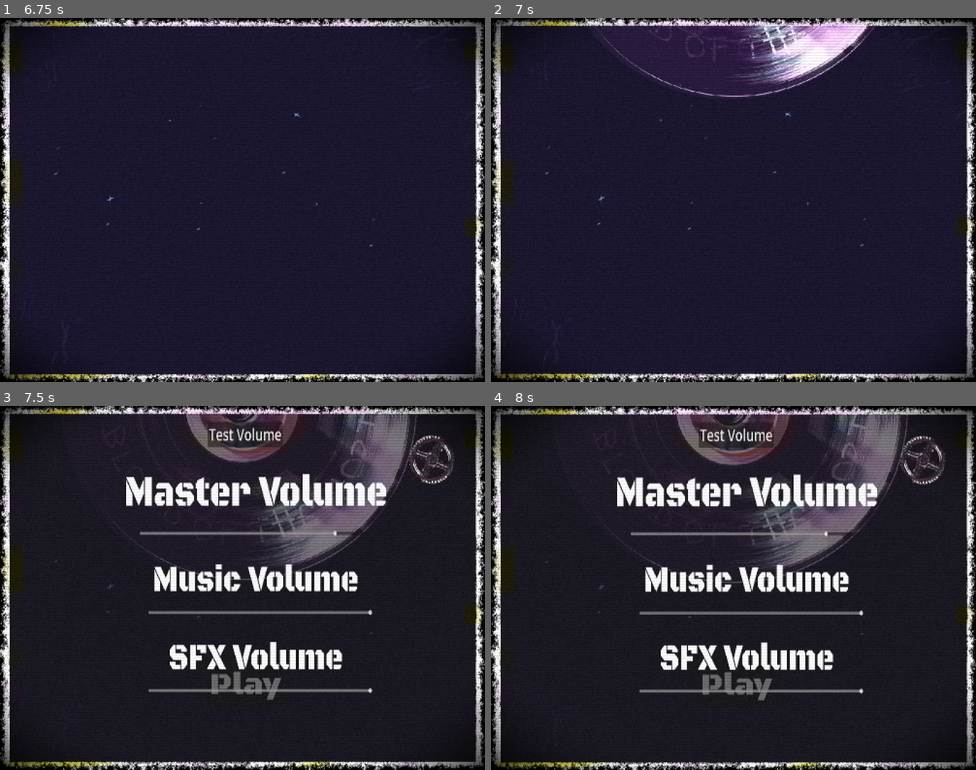
Above: before the commit, frames 1-4 (two rows, left to right).
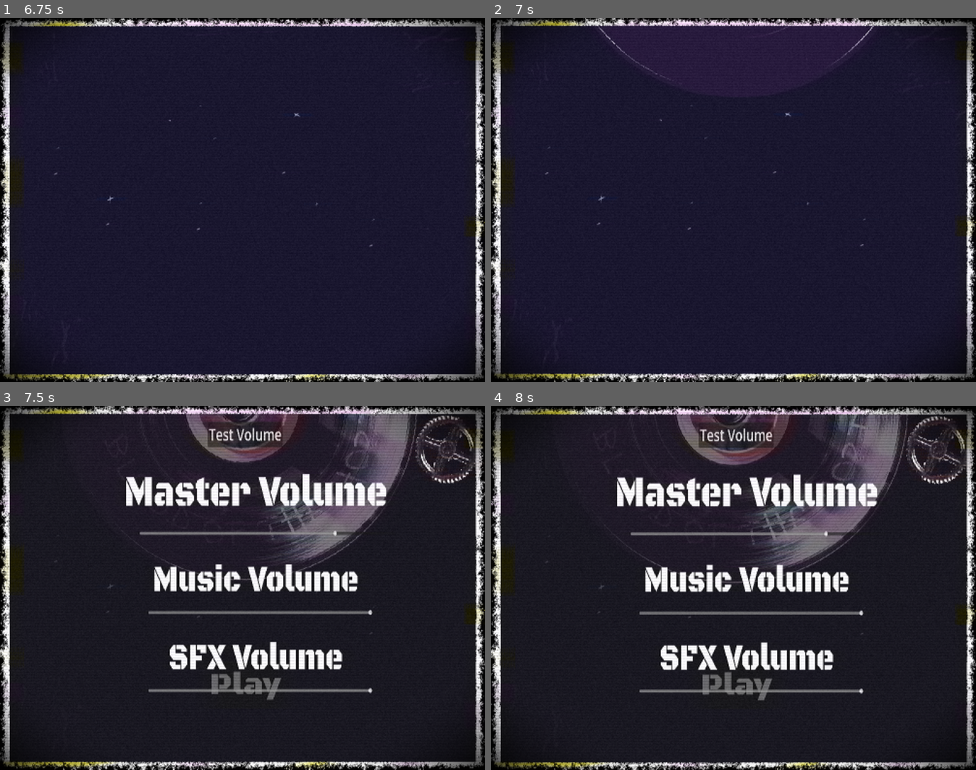
Above: after the commit, the same moments.

Repository: howarja/Vampire-Game
Game: Godot game, scene res://scenes/mainMenu.tscn
Two runs of this game, one before a commit and one after it. Both use one fixed random seed, a clock stepped at 60 frames per second and the inputs below.
Inputs (mouse positions are in pixels of both pictures, inside the frame that each line leads up to; where the layout moved, square brackets give the same spot in the first picture):
- Up to frame 1 (6.75 s): tap Enter at 0.5 s; move the mouse to (349, 181) at 0.52 s; press the mouse at (349, 181) at 0.53 s; move the mouse to (145, 218) at 1.27 s; release the mouse at (145, 218) at 1.28 s; click (145, 218) at 1.35 s; move the mouse to (291, 119) at 2.02 s; press the mouse at (291, 119) at 2.03 s; move the mouse to (218, 272) at 2.77 s; release the mouse at (218, 272) at 2.78 s; click (218, 272) at 2.85 s; move the mouse to (388, 254) at 3.52 s; press the mouse at (388, 254) at 3.53 s; move the mouse to (97, 145) at 4.27 s; release the mouse at (97, 145) at 4.28 s; click (97, 145) at 4.35 s; move the mouse to (266, 200) at 5.02 s; press the mouse at (266, 200) at 5.03 s; move the mouse to (169, 109) at 5.77 s; release the mouse at (169, 109) at 5.78 s; click (169, 109) at 5.85 s; move the mouse to (349, 181) at 6.52 s; press the mouse at (349, 181) at 6.53 s
- Up to frame 2 (7 s): no input
- Up to frame 3 (7.5 s): release the mouse at (349, 569) at 7.25 s; click (441, 446) [431, 460] at 7.25 s
- Up to frame 4 (8 s): no input

Frame 1 is identical in both runs. In frame 2, 3.2% of the frame differs, in the area x 21-80%, y 1-22%; in frame 3, 2.2%; in frame 4, 0.9%.

Commit message:
Added intro voice line, main menu logo spin, settings button jiggle fix

Diff:
--- a/Characters/Batman.tres
+++ b/Characters/Batman.tres
@@ -25,7 +25,6 @@
 script = ExtResource("2_e5hkb")
 prompt = "What did you bring?"
 answer = Array[String](["... ... ...", "I am a human."])
-audio = Array[AudioStreamMP3]([null, null])
 metadata/_custom_type_script = "uid://bsj2rcs7yvbxy"
 
 [sub_resource type="Resource" id="Resource_hush4"]
--- a/Characters/SteveDuobler.tres
+++ b/Characters/SteveDuobler.tres
@@ -6,6 +6,9 @@
 [ext_resource type="Script" uid="uid://l3v0m3s3okyk" path="res://scripts/information.gd" id="2_jxpct"]
 [ext_resource type="Script" uid="uid://byskr8hlcn2vi" path="res://scripts/character.gd" id="2_qm2a0"]
 [ext_resource type="Texture2D" uid="uid://ehrtbpi480wo" path="res://Sprites/People/Outside/Samuel.png" id="3_jxpct"]
+[ext_resource type="AudioStream" uid="uid://cuj56h85c1s22" path="res://SFX/Voicelines/SteveDuoblerEnter1.wav" id="4_aboym"]
+[ext_resource type="AudioStream" uid="uid://bboumecwoe515" path="res://SFX/Voicelines/SteveDuoblerEnter2.wav" id="5_fo0gn"]
+[ext_resource type="AudioStream" uid="uid://coc3ye0hheq11" path="res://SFX/Voicelines/SteveDuoblerEnter3.wav" id="6_g5dwd"]
 [ext_resource type="Texture2D" uid="uid://cmfy7rsqg5ikx" path="res://Sprites/IamgesForIdentification1.png" id="6_jxpct"]
 
 [sub_resource type="Resource" id="Resource_iall0"]
@@ -66,6 +69,7 @@
 interiorSprite = ExtResource("2_h5tux")
 afraidSprite = ExtResource("1_y274g")
 introDialaogue = Array[String](["Yoooo!", "How's the party going?", "I can't wait to meet some new people tonight, though I've been hearing rumours about vampires possibly roaming nearby recently..."])
+introVoicelines = Array[AudioStreamWAV]([ExtResource("4_aboym"), ExtResource("5_fo0gn"), ExtResource("6_g5dwd")])
 questions = Array[ExtResource("1_tr7q8")]([SubResource("Resource_wimtb"), SubResource("Resource_hush4"), SubResource("Resource_0mdo4"), SubResource("Resource_1tlsp"), SubResource("Resource_c4kb4"), SubResource("Resource_lw0dh")])
 information = SubResource("Resource_iall0")
 metadata/_custom_type_script = "uid://byskr8hlcn2vi"
--- a/scenes/settings.tscn
+++ b/scenes/settings.tscn
@@ -104,25 +104,26 @@
 [node name="testPlayer" type="AudioStreamPlayer2D" parent="." unique_id=1205469343]
 position = Vector2(0, -163)
 
-[node name="cogButton" type="Sprite2D" parent="." unique_id=386072810]
-position = Vector2(890, 111)
+[node name="Button" type="Button" parent="." unique_id=1309875183]
+offset_left = 846.0
+offset_top = 16.0
+offset_right = 977.50684
+offset_bottom = 146.63014
+pivot_offset = Vector2(75, 74)
+flat = true
+script = ExtResource("4_f4mfi")
+
+[node name="cogButton" type="Sprite2D" parent="Button" unique_id=386072810]
+position = Vector2(75, 74)
 scale = Vector2(1.140625, 1.140625)
 texture = ExtResource("3_f4mfi")
-
-[node name="Button" type="Button" parent="cogButton" unique_id=1309875183]
-offset_left = -65.75345
-offset_top = -64.87671
-offset_right = 65.75339
-offset_bottom = 65.75343
-flat = true
-script = ExtResource("4_f4mfi")
 
 [connection signal="pressed" from="back/testVolume" to="." method="_on_test_volume_pressed"]
 [connection signal="value_changed" from="back/masterVolumeSlider" to="." method="_on_master_volume_slider_value_changed"]
 [connection signal="value_changed" from="back/musicVolumeSlider" to="." method="_on_music_volume_slider_value_changed"]
 [connection signal="value_changed" from="back/SFXVolumeSlider" to="." method="_on_sfx_volume_slider_value_changed"]
-[connection signal="button_down" from="cogButton/Button" to="cogButton/Button" method="_on_button_down"]
-[connection signal="button_up" from="cogButton/Button" to="cogButton/Button" method="_on_button_up"]
-[connection signal="mouse_entered" from="cogButton/Button" to="cogButton/Button" method="_on_mouse_entered"]
-[connection signal="mouse_exited" from="cogButton/Button" to="cogButton/Button" method="_on_mouse_exited"]
-[connection signal="pressed" from="cogButton/Button" to="." method="_on_button_pressed"]
+[connection signal="button_down" from="Button" to="Button" method="_on_button_down"]
+[connection signal="button_up" from="Button" to="Button" method="_on_button_up"]
+[connection signal="mouse_entered" from="Button" to="Button" method="_on_mouse_entered"]
+[connection signal="mouse_exited" from="Button" to="Button" method="_on_mouse_exited"]
+[connection signal="pressed" from="Button" to="." method="_on_button_pressed"]
--- a/scripts/main_menu.gd
+++ b/scripts/main_menu.gd
@@ -14,8 +14,9 @@
 	fadeText("A GAME BY\n\nJames Howard\nJoshua Wolf\nTishar Sreekantam\nTijmen Verschueren\nZachary Quinn",3)
 	await get_tree().create_timer(6).timeout;
 	$MenuAnim.play("Logo")
-	var tween = get_tree().create_tween()
+	var tween = get_tree().create_tween().set_parallel(true)
 	tween.tween_property($TextHolder/Blood, "position", Vector2(500,0), 2).set_trans(Tween.TRANS_ELASTIC)
+	tween.tween_property($TextHolder/Blood, "rotation", deg_to_rad(360), 2).set_trans(Tween.TRANS_ELASTIC)
 	await tween.finished
 
 
